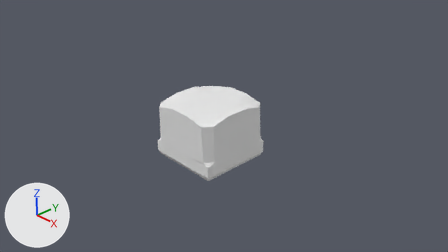
Two versions of the Blender file Assets/Models/Tile_Ground_Normal_wall_X.blend, one commit apart.
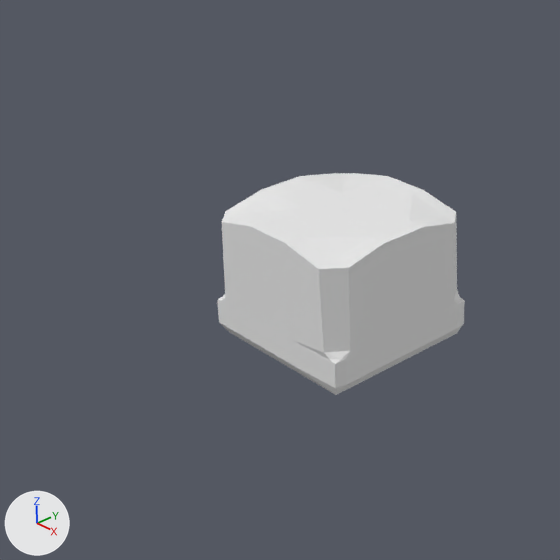
Each version appears first from the file's camera 'Camera', and next in a close-up on the part from 14% to 68% of the width and 5% to 100% of the height. Every picture has the same lights, and +X, +Y and +Z are marked at lower left.
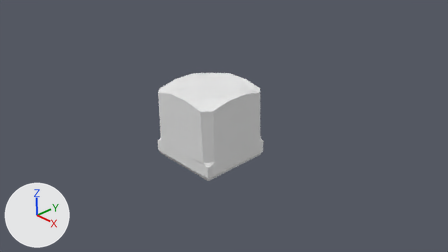
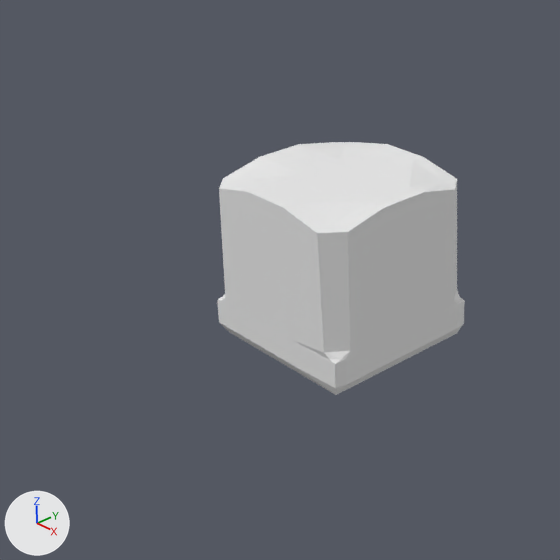
Edits to the scene script, one JSON object a line:
```json
{"block": "me_cube_010", "where": "me_cube_010.from_pydata(...)  # 170 vertices, 174 faces; spans x -1.03..1.03, y -0.51..1.1, z -1.03..1.03"}
{"block": "me_cube_010", "where": "# used by ob_cube_001; location = (0.0, 0.0, 0.0); rotation_euler = (1.571, 0.0, 0.0), in degrees (90, 0, 0); scale = (0.922, 0.922, 0.922)"}
{"block": "me_cube_010", "change": "me_cube_010 part 1: all 45 vertices in x -1.03..1.03, y 0.98..1.1, z -1.03..1.03 are moved by (0.0, 0.4, 0.0)"}
```

What differs and where, as boxes (x1, y1, x2, y2) in the close-ups (560 x 560 px; the box of a moved part takes in the faces that stretch with it):
```json
{"object": "Cube.001", "change": "reshaped", "before": [217, 173, 465, 395], "after": [217, 142, 465, 395], "on screen": "14% taller"}
{"part": 1, "of": "me_cube_010", "change": "moved or reshaped", "before": [222, 173, 457, 272], "after": [219, 142, 457, 272]}
```
